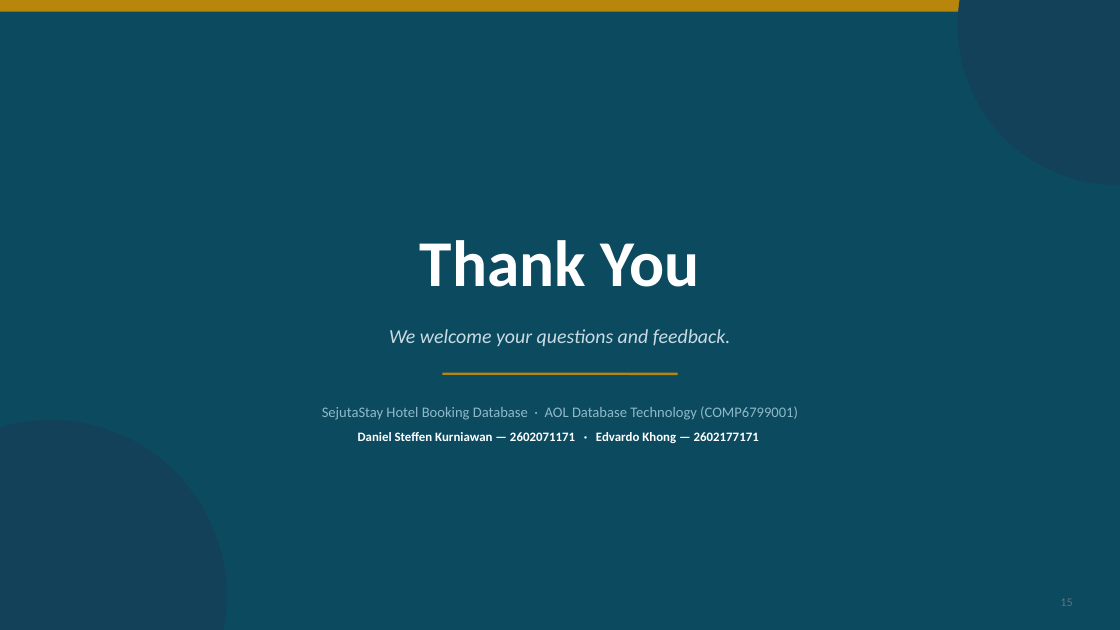
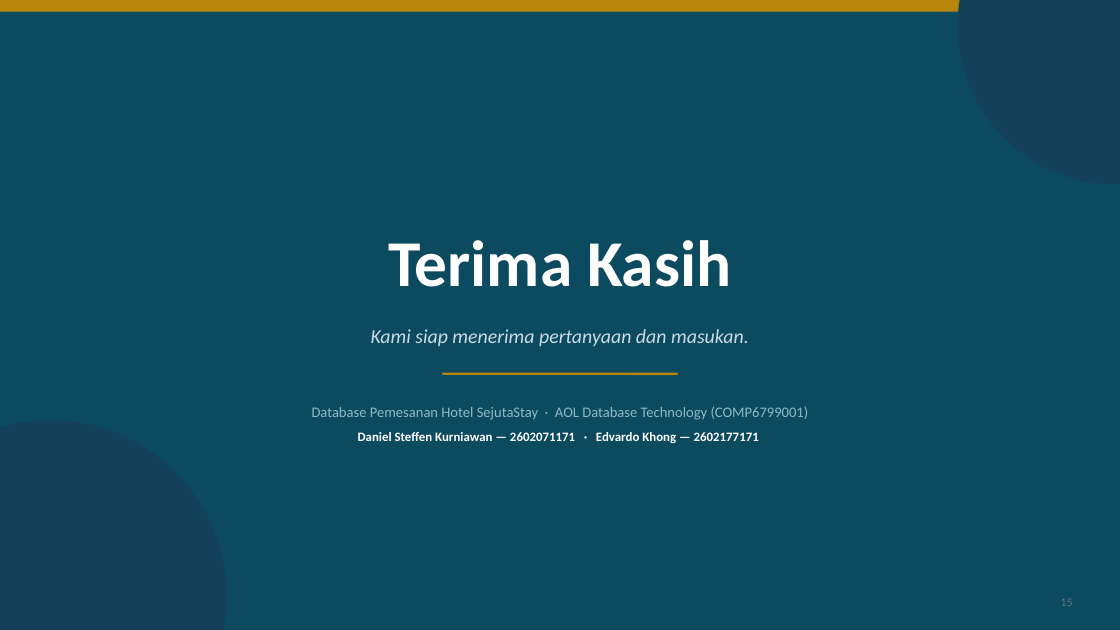
Before and after one commit to steffenkwik/Database-Project, a slide deck: slide 15 of Submission/(sub) SejutaStay_Presentation.pptx. Drawn at 1120x630 pixels with LibreOffice and Linux fonts; fonts in the diff are those of the drawing. Boxes give left, top, right and bottom in pixels: in the first picture for what was removed or moved away, otherwise in the second. Text is boxed around its words. In the diff, an @@ line names an element or a change of style, - is before the commit and + after.

```diff
--- a/Submission/(sub) SejutaStay_Presentation.pptx
+++ b/Submission/(sub) SejutaStay_Presentation.pptx
@@ text at [388,240,731,287]: text changed @@
-Thank You
+Terima Kasih
@@ text at [371,329,749,346]: text changed @@
-We welcome your questions and feedback.
+Kami siap menerima pertanyaan dan masukan.
@@ text at [312,406,809,420]: text changed @@
-SejutaStay Hotel Booking Database · AOL Database Technology (COMP6799001)
+Database Pemesanan Hotel SejutaStay · AOL Database Technology (COMP6799001)
```
Also in this commit, not shown: 14 other slides changed, 2 other files.
